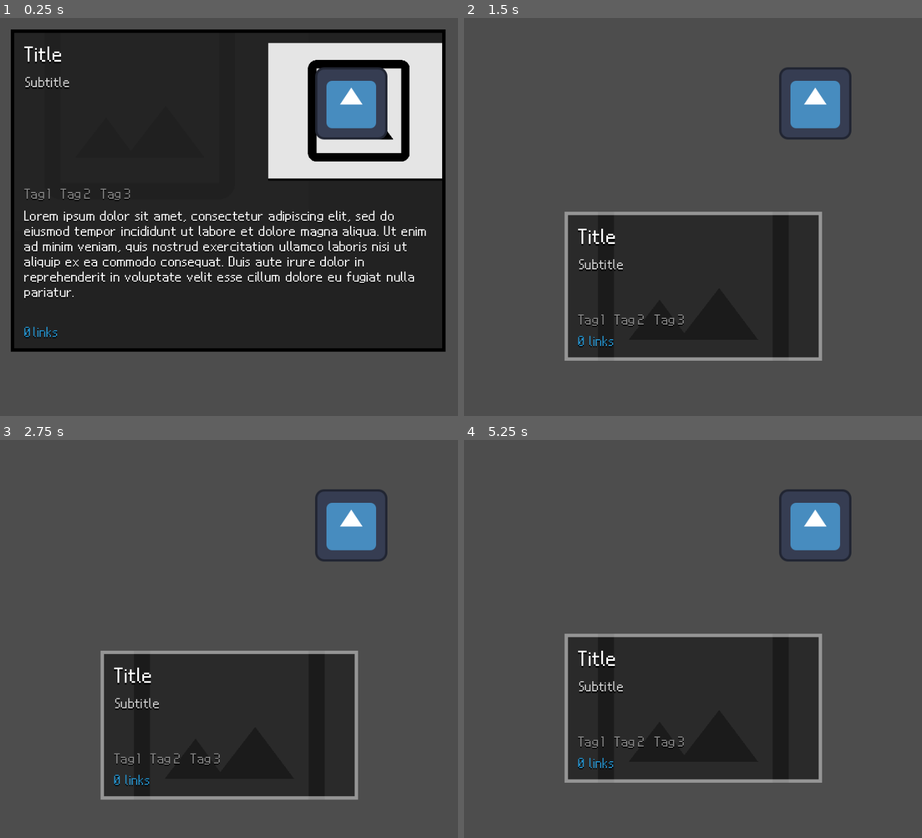
Above: before the commit, frames 1-4 (two rows, left to right).
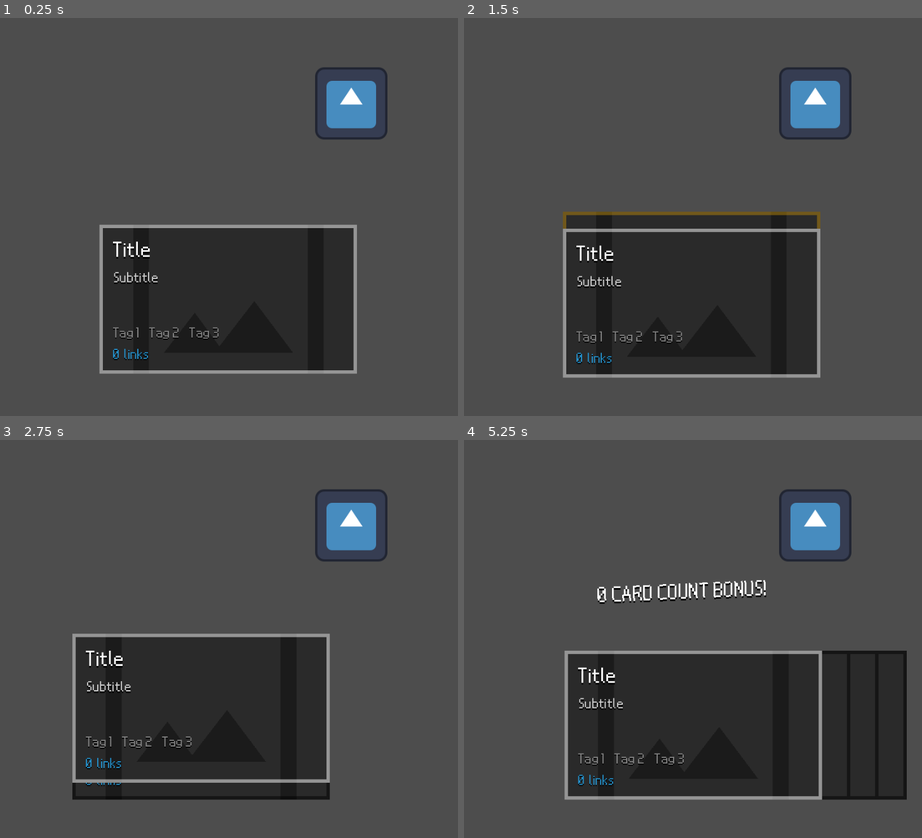
Above: after the commit, the same moments.

Repository: sjerpsthomas/job-hunter
Game: Godot game, scene res://screen/main/main_screen.tscn
Two runs of this game, one before a commit and one after it. Both use one fixed random seed, a clock stepped at 60 frames per second and the inputs below. This scene is started directly instead of the project's main scene. The engine's default icon, where the game draws it, is replaced by a stand-in: a white triangle on a blue panel in a dark square.
Inputs (mouse positions are in pixels of both pictures, inside the frame that each line leads up to):
- Up to frame 1 (0.25 s): no input
- Up to frame 2 (1.5 s): tap Enter (ui_execute) at 0.5 s; move the mouse to (802, 137) at 0.52 s; hold Right (ui_right) 0.53-1.28 s; hold Enter (ui_execute) 0.53-1.28 s; click (802, 137) at 0.67 s; tap Space (ui_accept) at 0.77 s; move the mouse to (592, 189) at 1.27 s; hold Left (ui_left) from 1.28 s (still down); click (592, 189) at 1.35 s
- Up to frame 3 (2.75 s): tap Space (ui_accept) at 1.52 s; tap Enter (ui_execute) at 1.55 s; move the mouse to (279, 471) at 2.02 s; release Left (ui_left) at 2.03 s; hold Right (ui_right) from 2.03 s (still down); hold Enter (ui_execute) from 2.03 s (still down)
- Up to frame 4 (5.25 s): move the mouse to (670, 686) at 2.77 s; release Enter (ui_execute) at 2.78 s; tap Enter (ui_execute) at 2.85, 3.8, 4.35 s; click (670, 686) at 2.92 s; tap Space (ui_accept) at 3.02, 3.77, 4.52 s; move the mouse to (844, 658) at 3.52 s; release Right (ui_right) at 3.53 s; press the mouse at (844, 658) at 3.53 s; hold Left (ui_left) from 3.53 s (still down); move the mouse to (541, 507) at 4.27 s; release the mouse at (541, 507) at 4.28 s; move the mouse to (720, 583) at 5.02 s; hold Enter (ui_execute) from 5.03 s (still down); click (720, 583) at 5.17 s

The runs differ from the first frame. In frame 1, 63% of the frame differs, in the area x 2-98%, y 2-90%; in frame 2, 5.5%; in frame 3, 9.7%; in frame 4, 14%.
Error before the commit: Out of bounds get index '-1' (on base: 'Array[PortfolioItem]') (res://screen/main/cards.gd:15)
Error after the commit: Out of bounds get index '-1' (on base: 'Array[PortfolioItem]') (res://screen/main/cards.gd:19)

Commit message:
Further develop card sequence

Diff:
--- /dev/null
+++ b/core/card_sequence/card_sequence_text.gd
@@ -0,0 +1,17 @@
+extends Label
+
+
+var velocity := -5.0
+
+
+func _ready() -> void:
+	rotation_degrees = randf_range(-5, 5)
+
+
+func _process(delta: float) -> void:
+	velocity += delta * 30
+
+	position.y += velocity
+
+	if position.y > 1000:
+		queue_free()
--- /dev/null
+++ b/core/card_sequence/card_sequence_text.tscn
@@ -0,0 +1,21 @@
+[gd_scene load_steps=2 format=3 uid="uid://4oryos16xxta"]
+
+[ext_resource type="Script" uid="uid://lhf76txp2kms" path="res://core/card_sequence/card_sequence_text.gd" id="1_7s1qj"]
+
+[node name="Title" type="Label"]
+texture_filter = 1
+offset_left = -500.0
+offset_top = -50.0
+offset_right = 500.0
+offset_bottom = 50.0
+pivot_offset = Vector2(500, 50)
+theme_override_colors/font_shadow_color = Color(0, 0, 0, 1)
+theme_override_constants/shadow_offset_x = 0
+theme_override_constants/shadow_offset_y = 3
+theme_override_constants/shadow_outline_size = 0
+theme_override_font_sizes/font_size = 48
+text = "ALLEMAAL COOLE DINGEN"
+horizontal_alignment = 1
+vertical_alignment = 1
+autowrap_mode = 1
+script = ExtResource("1_7s1qj")
--- /dev/null
+++ b/screen/main/card_sequence_texts.gd
@@ -0,0 +1,8 @@
+extends Node2D
+
+
+func spawn_text(text_str: String) -> void:
+	var text = preload("res://core/card_sequence/card_sequence_text.tscn").instantiate()
+
+	text.text = text_str
+	add_child(text)
--- a/screen/main/cards.gd
+++ b/screen/main/cards.gd
@@ -4,20 +4,42 @@
 
 
 func _ready() -> void:
+	for i in range(4):
+		add_random_card()
+
+	set_card_id(0)
+
+
+func add_random_card() -> void:
 	var size := PortfolioItemsCollection.portfolio_items.size()
 
-	var count := 4
+	var card := preload("res://core/card/card.tscn").instantiate() as Card
+	add_child(card)
 
-	for i in range(count):
-		var card := preload("res://core/card/card.tscn").instantiate() as Card
-		add_child(card)
+	card.initialize(PortfolioItemsCollection.portfolio_items[randi_range(0, size - 1)])
 
-		card.initialize(PortfolioItemsCollection.portfolio_items[randi_range(0, size - 1)])
+	card.collapse()
+	card.position.x = 50 * (get_child_count() - 1)
 
-		card.collapse()
-		card.position.x = 50 * i
+
+func discard_and_redraw() -> void:
+	# Free picked cards, reposition old cards
+	var i := 0
+	var picked_count := 0
+
+	for card: Card in get_children():
+		if card.picked:
+			card.free()
+			picked_count += 1
+		else:
+			card.position.x = 50 * i
+			i += 1
+
+	for j in range(picked_count):
+		add_random_card()
 
 	set_card_id(0)
+
 
 # -
 func _process(_delta: float) -> void:
--- a/screen/main/main_screen.gd
+++ b/screen/main/main_screen.gd
@@ -4,7 +4,7 @@
 func _unhandled_input(event: InputEvent) -> void:
 	if event.is_action_pressed("ui_execute"):
 		var items: Array[PortfolioItemsCollection.PortfolioItem] = []
-		for card: Card in $Cards.get_children():
+		for card: Card in %Cards.get_children():
 			if card.picked:
 				items.append(card.item)
 
@@ -17,8 +17,11 @@
 
 func execute_card_sequence(items: Array[PortfolioItemsCollection.PortfolioItem]) -> void:
 	## NUMBER OF CARDS SEQUENCE
-	print(str("Card count of ", items.size()))
+	var card_count := items.size()
+	print(str("Card count of ", card_count))
 
+	spawn_text(str(card_count, " CARD COUNT BONUS!"))
+	await get_tree().create_timer(1).timeout
 
 	## DUPLICATE SEQUENCE
 	print("--DUPLICATE SEQUENCE--")
@@ -38,11 +41,15 @@
 		# Don't continue if no duplicates found
 		if duplicate_count >= 2:
 			print(str("Duplicate count of ", duplicate_count, " for ", item.title))
+
+			spawn_text(str(duplicate_count, " DUPLICATE ", item.title.capitalize(), " CARD BONUS!"))
+			await get_tree().create_timer(0.5).timeout
 			pass
 
 		# Remove all duplicates
 		dup_items = dup_items.filter(func (it: PortfolioItemsCollection.PortfolioItem): return it.title != item.title)
 
+	await get_tree().create_timer(0.5).timeout
 
 	## LINK SEQUENCE
 	print("--LINK SEQUENCE--")
@@ -53,6 +60,9 @@
 		link_count += item.link_texts.size()
 
 	print(str("Link count of ", link_count))
+
+	spawn_text(str(link_count, " LINK COUNT BONUS!"))
+	await get_tree().create_timer(1).timeout
 
 
 	## DUPLICATE TAG SEQUENCE
@@ -68,3 +78,16 @@
 
 		if tag_count >= 2:
 			print(str("Duplicate tag of ", tag_count, " for ", tag))
+
+			spawn_text(str(tag_count, " DUPLICATE ", tag.capitalize(), " TAG BONUS!"))
+			await get_tree().create_timer(0.5).timeout
+
+	await get_tree().create_timer(0.5).timeout
+
+	%Cards.discard_and_redraw()
+	await get_tree().create_timer(0.5).timeout
+	print("DONE!")
+
+
+func spawn_text(text_str: String) -> void:
+	%CardSequenceTexts.spawn_text(text_str)
--- a/screen/main/main_screen.tscn
+++ b/screen/main/main_screen.tscn
@@ -1,17 +1,22 @@
-[gd_scene load_steps=4 format=3 uid="uid://cirbq3q8fgsne"]
+[gd_scene load_steps=5 format=3 uid="uid://cirbq3q8fgsne"]
 
 [ext_resource type="Script" uid="uid://3ewaswpre1hq" path="res://screen/main/main_screen.gd" id="1_v4gif"]
 [ext_resource type="Script" uid="uid://dv8ab6xoiutvf" path="res://screen/main/cards.gd" id="2_81sca"]
 [ext_resource type="PackedScene" uid="uid://6fa2d8mrb83k" path="res://core/enemy/enemy.tscn" id="3_di62p"]
+[ext_resource type="Script" uid="uid://d2qwg02d5hy4c" path="res://screen/main/card_sequence_texts.gd" id="4_yjj13"]
 
 [node name="MainScreen" type="Node2D"]
 script = ExtResource("1_v4gif")
-
-[node name="Cards" type="Node2D" parent="."]
-position = Vector2(403, 508)
-script = ExtResource("2_81sca")
 
 [node name="Enemy" parent="." instance=ExtResource("3_di62p")]
 position = Vector2(666, 346)
 
 [node name="CardSequenceTexts" type="Node2D" parent="."]
+unique_name_in_owner = true
+position = Vector2(431, 482)
+script = ExtResource("4_yjj13")
+
+[node name="Cards" type="Node2D" parent="."]
+unique_name_in_owner = true
+position = Vector2(403, 508)
+script = ExtResource("2_81sca")
Not shown, added: core/card_sequence/card_sequence_text.gd.uid
Not shown, added: screen/main/card_sequence_texts.gd.uid
